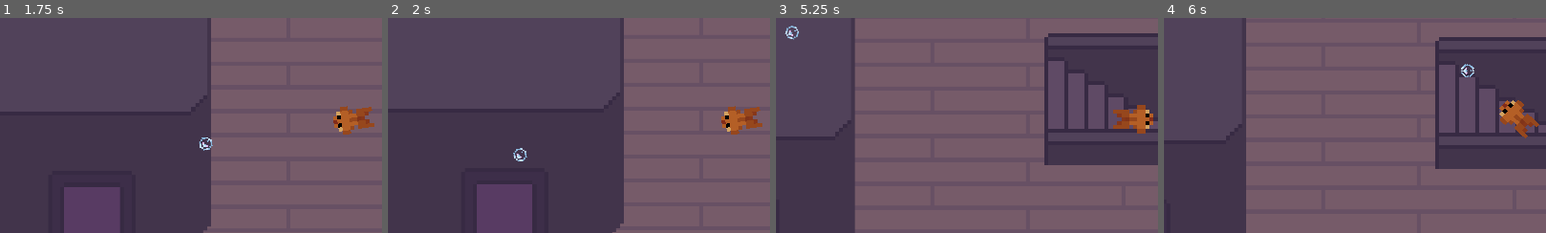
Above: before the commit, frames 1-4 (left to right).
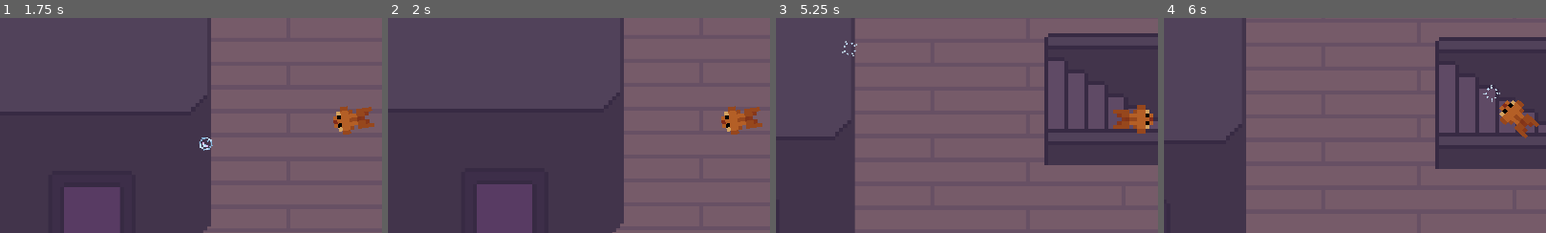
Above: after the commit, the same moments.

Repository: canaryincoalmine/Fish-Society-and-its-Bubbles
Game: Godot game, scene res://Code/Screens/Level 1.tscn
Two runs of this game, one before a commit and one after it. Both use one fixed random seed, a clock stepped at 60 frames per second and the inputs below. This scene is started directly instead of the project's main scene.
Inputs (mouse positions are % of the whole screen's width and height, from its top left):
- Up to frame 1 (1.75 s): move the mouse to (72, 45) at 0.52 s; tap Space (dash) at 0.6 s; move the mouse to (30, 55) at 1.27 s; click (30, 55) at 1.35 s
- Up to frame 2 (2 s): no input
- Up to frame 3 (5.25 s): move the mouse to (60, 28) at 2.02 s; tap Space (dash) at 2.1, 3.6, 5.1 s; tap Enter at 2.75 s; move the mouse to (45, 70) at 2.77 s; click (45, 70) at 2.85 s; move the mouse to (80, 65) at 3.52 s; move the mouse to (20, 35) at 4.27 s; click (20, 35) at 4.35 s; move the mouse to (55, 50) at 5.02 s
- Up to frame 4 (6 s): move the mouse to (35, 25) at 5.77 s; click (35, 25) at 5.85 s
The pictures show only the part of the screen within x 4-54%, y 26-76%; the shares and areas given below are measured in that part.

Frame 1 is identical in both runs. In frame 2, 0.1% of the frame differs, in the area x 32-37%, y 60-67%; in frame 3, 0.2%, in the area x 2-22%, y 3-18%; in frame 4, 0.1%.

Commit message:
bubble pops

Diff:
--- a/Code/Player/Player.tscn
+++ b/Code/Player/Player.tscn
@@ -113,6 +113,7 @@
 stream_3/stream = ExtResource("16_gn0vp")
 
 [node name="Player" type="CharacterBody2D"]
+collision_layer = 2
 script = ExtResource("1_w8jt3")
 
 [node name="AnimatedSprite2D" type="AnimatedSprite2D" parent="."]
--- a/Code/Projectiles/Player_Bullet.tscn
+++ b/Code/Projectiles/Player_Bullet.tscn
@@ -1,17 +1,74 @@
-[gd_scene load_steps=4 format=3 uid="uid://clsqauqva11rd"]
+[gd_scene load_steps=10 format=3 uid="uid://clsqauqva11rd"]
 
 [ext_resource type="Script" path="res://Code/Projectiles/player_bullet.gd" id="1_jd8y5"]
 [ext_resource type="Texture2D" uid="uid://cpq6ewxdvilsm" path="res://Sprites/Entities/Bubble.png" id="1_mvgv1"]
+[ext_resource type="Texture2D" uid="uid://cxalp26sgwgai" path="res://Sprites/Entities/Bubble pop.png" id="3_8626u"]
 
 [sub_resource type="CircleShape2D" id="CircleShape2D_jp6oe"]
 radius = 16.0312
+
+[sub_resource type="AtlasTexture" id="AtlasTexture_8gmrc"]
+atlas = ExtResource("3_8626u")
+region = Rect2(0, 0, 12, 12)
+
+[sub_resource type="AtlasTexture" id="AtlasTexture_yvgj4"]
+atlas = ExtResource("3_8626u")
+region = Rect2(12, 0, 12, 12)
+
+[sub_resource type="AtlasTexture" id="AtlasTexture_141y8"]
+atlas = ExtResource("3_8626u")
+region = Rect2(0, 12, 12, 12)
+
+[sub_resource type="AtlasTexture" id="AtlasTexture_rbmy4"]
+atlas = ExtResource("3_8626u")
+region = Rect2(12, 12, 12, 12)
+
+[sub_resource type="SpriteFrames" id="SpriteFrames_ld8rp"]
+animations = [{
+"frames": [{
+"duration": 1.0,
+"texture": ExtResource("1_mvgv1")
+}],
+"loop": true,
+"name": &"default",
+"speed": 5.0
+}, {
+"frames": [{
+"duration": 1.0,
+"texture": SubResource("AtlasTexture_8gmrc")
+}, {
+"duration": 1.0,
+"texture": SubResource("AtlasTexture_yvgj4")
+}, {
+"duration": 1.0,
+"texture": SubResource("AtlasTexture_141y8")
+}, {
+"duration": 1.0,
+"texture": SubResource("AtlasTexture_rbmy4")
+}],
+"loop": false,
+"name": &"pop",
+"speed": 12.0
+}]
 
 [node name="PlayerBullet" type="Area2D"]
 script = ExtResource("1_jd8y5")
 
 [node name="Sprite2D" type="Sprite2D" parent="."]
+visible = false
 scale = Vector2(4, 4)
 texture = ExtResource("1_mvgv1")
 
 [node name="CollisionShape2D" type="CollisionShape2D" parent="."]
 shape = SubResource("CircleShape2D_jp6oe")
+
+[node name="AnimatedSprite2D" type="AnimatedSprite2D" parent="."]
+scale = Vector2(4, 4)
+sprite_frames = SubResource("SpriteFrames_ld8rp")
+animation = &"pop"
+frame = 3
+frame_progress = 1.0
+
+[connection signal="body_entered" from="." to="." method="_on_body_entered"]
+[connection signal="ready" from="." to="." method="_on_ready"]
+[connection signal="animation_finished" from="AnimatedSprite2D" to="." method="_on_animated_sprite_2d_animation_finished"]
--- a/Code/Projectiles/player_bullet.gd
+++ b/Code/Projectiles/player_bullet.gd
@@ -2,5 +2,23 @@
 
 var SPEED = 1000
 
+func _on_ready():
+	$AnimatedSprite2D.play("default")
+
 func _process(delta):
 	position += transform.x * SPEED * delta
+
+
+func _on_area_entered(area):
+	print("area entered")
+
+
+func _on_body_entered(body):
+	$AnimatedSprite2D.play("pop")
+	SPEED = 0
+
+
+
+func _on_animated_sprite_2d_animation_finished():
+	if $AnimatedSprite2D.animation == "pop":
+		queue_free()
--- a/Code/Screens/Level 1.tscn
+++ b/Code/Screens/Level 1.tscn
@@ -67,6 +67,7 @@
 texture = ExtResource("3_bcxjj")
 
 [node name="StaticBody2D" type="StaticBody2D" parent="NavigationRegion2D/UnderwaterDeckRoom"]
+scale = Vector2(1, 1)
 
 [node name="CollisionPolygon2D" type="CollisionPolygon2D" parent="NavigationRegion2D/UnderwaterDeckRoom/StaticBody2D"]
 polygon = PackedVector2Array(-60.6, 38.5, -57.2, 38.5, 51.8, 38.8, 59.7, 38.6, 59.8, -32.8, -60.7, -34.2)
Binary file added: Sprites/Entities/Bubble pop.png
Not shown, added: Sprites/Entities/Bubble pop.png.import
